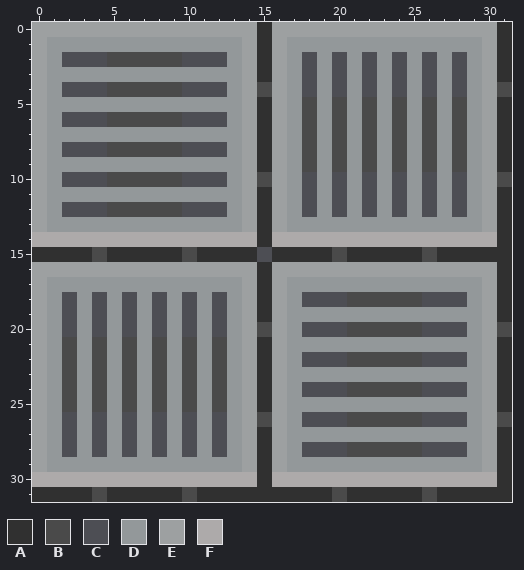
Two states of a pixel-art sprite, Resources/Textures/_Impstation/Tiles/Maint/steel_maint.png. That is the earlier state.
The file is 32x32 pixels.
Palette (. is transparent): A #303030  B #4a4a4a  C #4d4e54  D #93989a  E #9da0a1  F #adaaaa
Pixels before, first column x 0:
 0 EEEEEEEEEEEEEEEAEEEEEEEEEEEEEEEA
 1 EDDDDDDDDDDDDDEAEDDDDDDDDDDDDDEA
 2 EDCCCBBBBBCCCDEAEDCDCDCDCDCDCDEA
 3 EDDDDDDDDDDDDDEAEDCDCDCDCDCDCDEA
 4 EDCCCBBBBBCCCDEBEDCDCDCDCDCDCDEB
 5 EDDDDDDDDDDDDDEAEDBDBDBDBDBDBDEA
 6 EDCCCBBBBBCCCDEAEDBDBDBDBDBDBDEA
 7 EDDDDDDDDDDDDDEAEDBDBDBDBDBDBDEA
 8 EDCCCBBBBBCCCDEAEDBDBDBDBDBDBDEA
 9 EDDDDDDDDDDDDDEAEDBDBDBDBDBDBDEA
10 EDCCCBBBBBCCCDEBEDCDCDCDCDCDCDEB
11 EDDDDDDDDDDDDDEAEDCDCDCDCDCDCDEA
12 EDCCCBBBBBCCCDEAEDCDCDCDCDCDCDEA
13 EDDDDDDDDDDDDDEAEDDDDDDDDDDDDDEA
14 FFFFFFFFFFFFFFFAFFFFFFFFFFFFFFFA
15 AAAABAAAAABAAAACAAAABAAAAABAAAAA
16 EEEEEEEEEEEEEEEAEEEEEEEEEEEEEEEA
17 EDDDDDDDDDDDDDEAEDDDDDDDDDDDDDEA
18 EDCDCDCDCDCDCDEAEDCCCBBBBBCCCDEA
19 EDCDCDCDCDCDCDEAEDDDDDDDDDDDDDEA
20 EDCDCDCDCDCDCDEBEDCCCBBBBBCCCDEB
21 EDBDBDBDBDBDBDEAEDDDDDDDDDDDDDEA
22 EDBDBDBDBDBDBDEAEDCCCBBBBBCCCDEA
23 EDBDBDBDBDBDBDEAEDDDDDDDDDDDDDEA
24 EDBDBDBDBDBDBDEAEDCCCBBBBBCCCDEA
25 EDBDBDBDBDBDBDEAEDDDDDDDDDDDDDEA
26 EDCDCDCDCDCDCDEBEDCCCBBBBBCCCDEB
27 EDCDCDCDCDCDCDEAEDDDDDDDDDDDDDEA
28 EDCDCDCDCDCDCDEAEDCCCBBBBBCCCDEA
29 EDDDDDDDDDDDDDEAEDDDDDDDDDDDDDEA
30 FFFFFFFFFFFFFFFAFFFFFFFFFFFFFFFA
31 AAAABAAAAABAAAAAAAAABAAAAABAAAAA
The result:
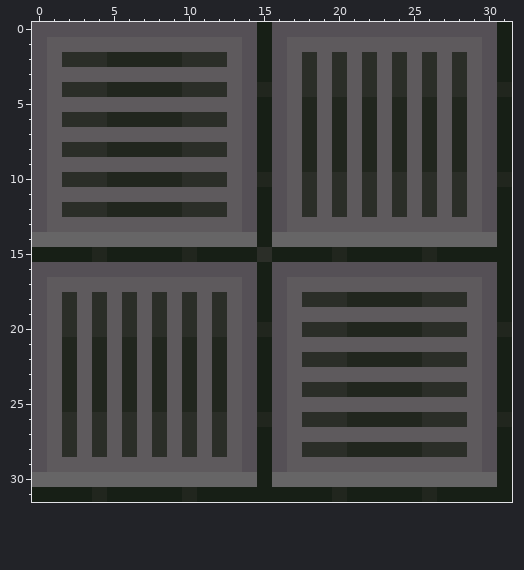
From old to new:
colour A: #303030 -> #171f16
colour B: #4a4a4a -> #21261e
colour C: #4d4e54 -> #2b2e28
colour D: #93989a -> #5e5a5d
colour E: #9da0a1 -> #555056
colour F: #adaaaa -> #666566
Changed places in both pictures, as pixel boxes (x1, y1, x2, y2):
changed: (32, 22, 512, 502)
